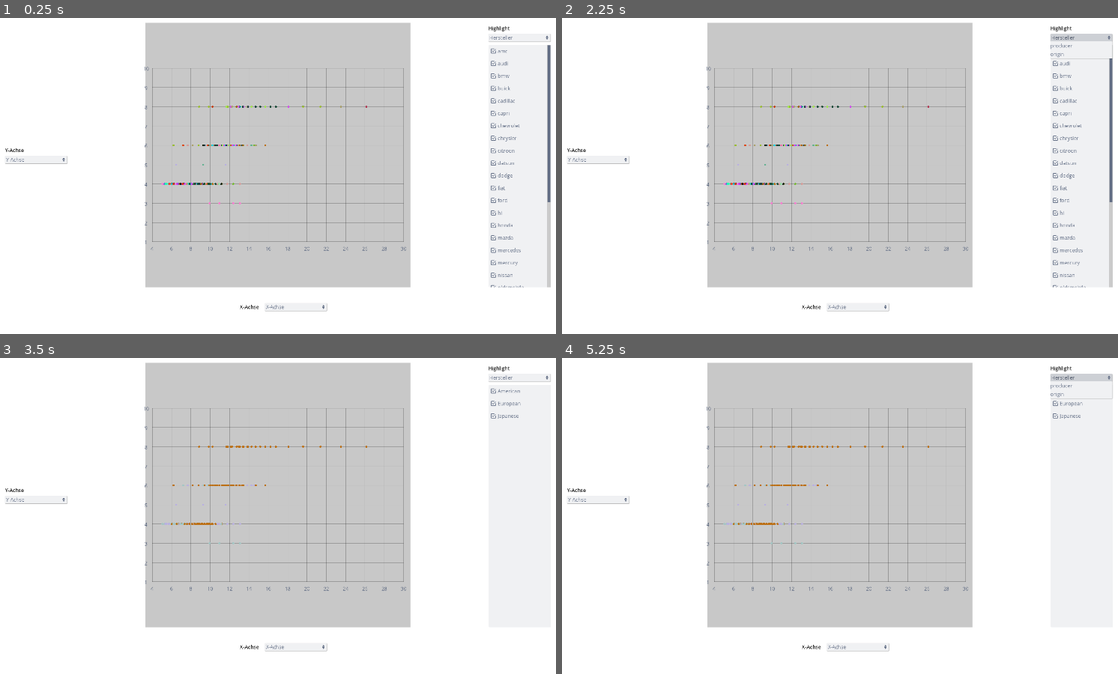
Above: before the commit, frames 1-4 (two rows, left to right).
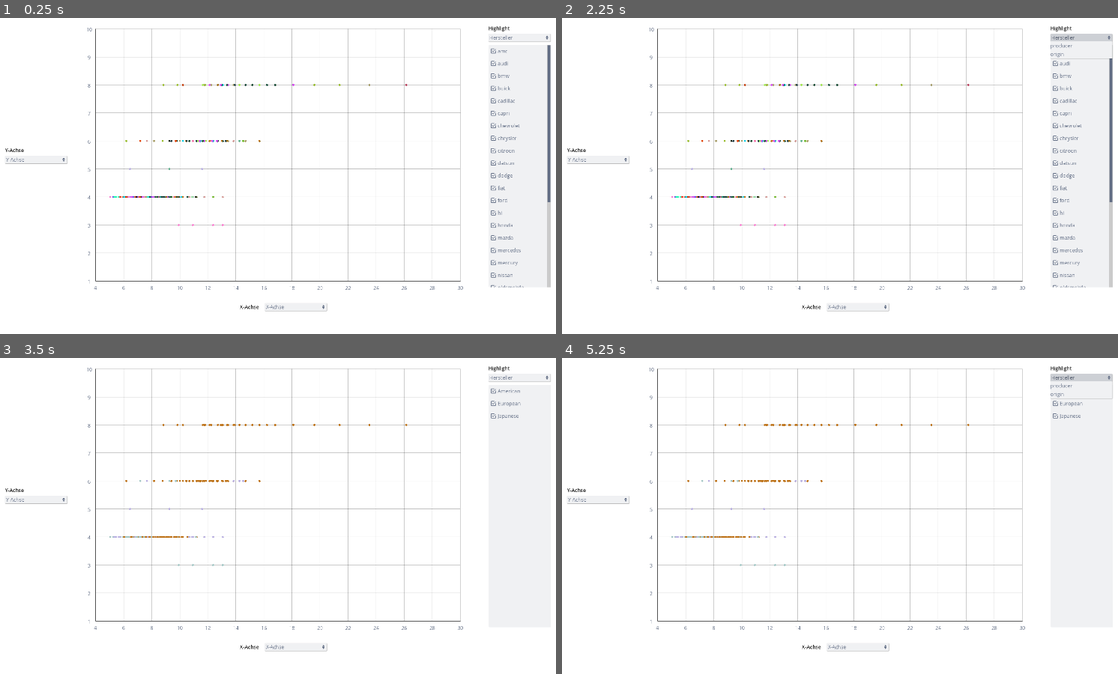
Above: after the commit, the same moments.

Repository: nevs-devs/cars
Game: Godot game, scene res://Main.tscn
The game is run twice, just before and just after one commit, with the same random seed, the same clock (stepped at 60 frames per second) and the same inputs.
Inputs (mouse positions are in pixels of both pictures, inside the frame that each line leads up to):
- Up to frame 1 (0.25 s): no input
- Up to frame 2 (2.25 s): click "X-Achse" at 0.5 s; click "Y-Achse" at 1.25 s; click "Hersteller" at 2 s
- Up to frame 3 (3.5 s): click (517, 389) at 2.77 s
- Up to frame 4 (5.25 s): click "X-Achse" at 3.5 s; click "Y-Achse" at 4.25 s; click "Hersteller" at 5 s

The runs differ from the first frame. In frame 1, 40% of the frame differs, in the area x 15-84%, y 1-87%; in frame 2, 40%; in frame 3, 40%; in frame 4, 40%.

Commit message:
grid size adjusted

Diff:
--- a/Chart.gd
+++ b/Chart.gd
@@ -2,7 +2,7 @@
 
 const axis_label = preload("res://AxisLabel.tscn")
 const data_point = preload("res://DataPoint.tscn")
-const GRID_SIZE: int = 850
+const GRID_SIZE: Vector2 = Vector2(1250, 850)
 var cols: int = 0
 var rows: int = 0
 var cell_size: float
@@ -27,7 +27,12 @@
 	var y_diff = y_max - y_min
 	cols = x_diff / x_step
 	rows = y_diff / y_step
-	cell_size = (GRID_SIZE - 40) / max(rows, cols)
+
+	if (GRID_SIZE.x - 40 / rows) < (GRID_SIZE.y - 40 / cols):
+		cell_size = (GRID_SIZE.x - 40) / cols
+	else:
+		cell_size = (GRID_SIZE.y - 40) / rows
+
 	var width = cols * cell_size
 	var height = rows * cell_size
 	position = initial_pos - Vector2((cols * cell_size) / 2, (rows * cell_size) / 2)
--- a/Main.tscn
+++ b/Main.tscn
@@ -18,11 +18,10 @@
 }
 
 [node name="ChartArea" type="ColorRect" parent="."]
-margin_left = 500.0
+margin_left = 300.0
 margin_top = 80.0
-margin_right = 1350.0
+margin_right = 1550.0
 margin_bottom = 930.0
-color = Color( 0.788235, 0.788235, 0.788235, 1 )
 __meta__ = {
 "_edit_use_anchors_": false
 }
